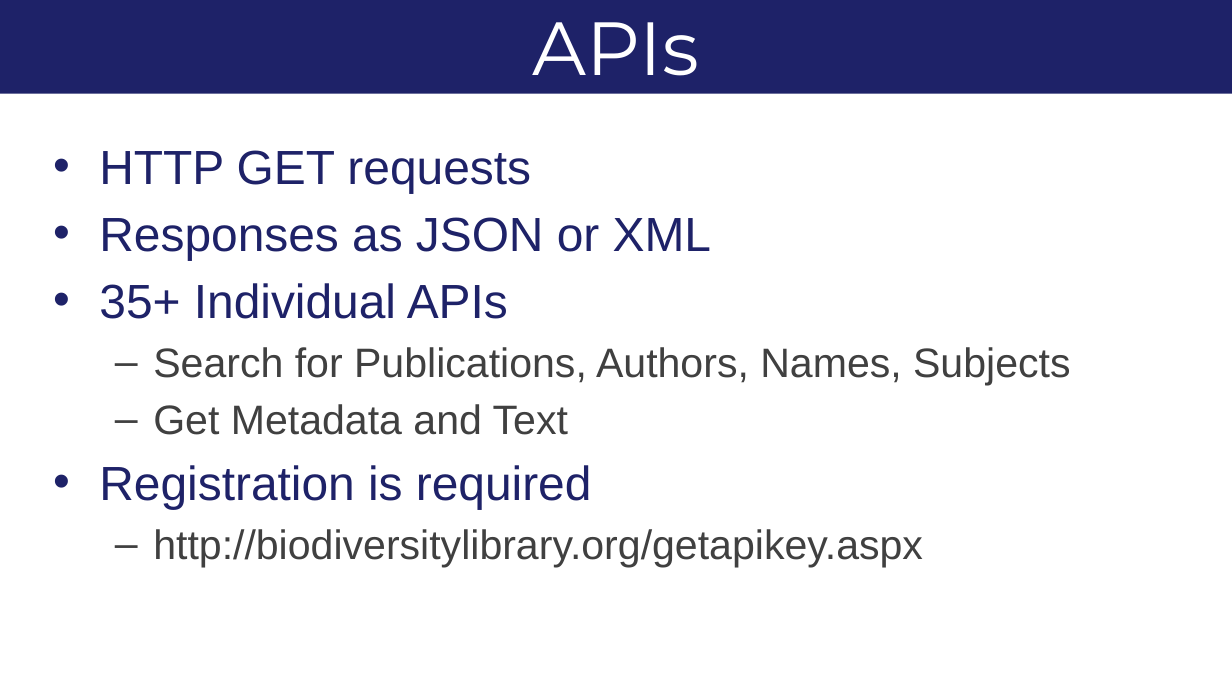
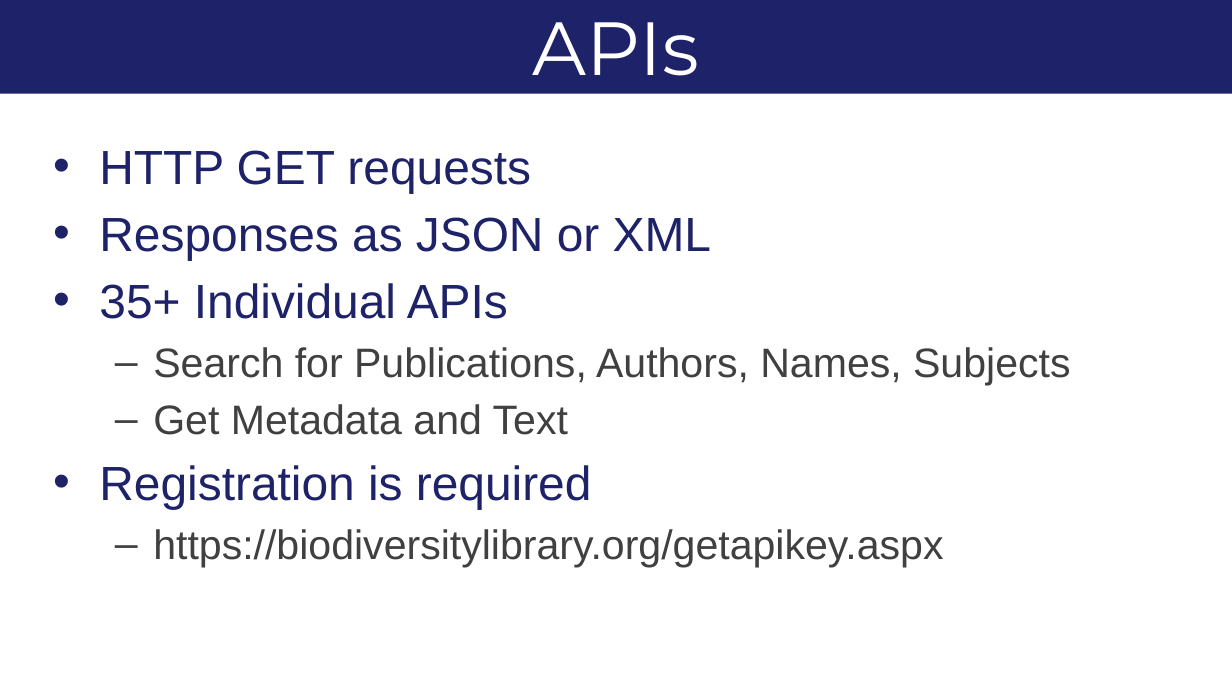
Before and after one commit to mlichtenberg/TDWG17, a slide deck: slide 13 of BallroomA_Wednesday_1100_Lichtenberg/BallroomA_Wednesday_1100_Lichtenberg.pptx. Drawn at 1232x693 pixels with LibreOffice and Linux fonts; fonts in the diff are those of the drawing; background and template pictures are left out. Boxes give left, top, right and bottom in pixels: in the first picture for what was removed or moved away, otherwise in the second. Text is boxed around its words. In the diff, an @@ line names an element or a change of style, - is before the commit and + after.

Commit message:
Updated http BHL links to be https

```diff
--- a/BallroomA_Wednesday_1100_Lichtenberg/BallroomA_Wednesday_1100_Lichtenberg.pptx
+++ b/BallroomA_Wednesday_1100_Lichtenberg/BallroomA_Wednesday_1100_Lichtenberg.pptx
@@ text at (153, 529, 943, 567): text changed @@
-  – http://biodiversitylibrary.org/getapikey.aspx
+  – https://biodiversitylibrary.org/getapikey.aspx
```
Also in this commit, not shown: 2 other slides changed.
